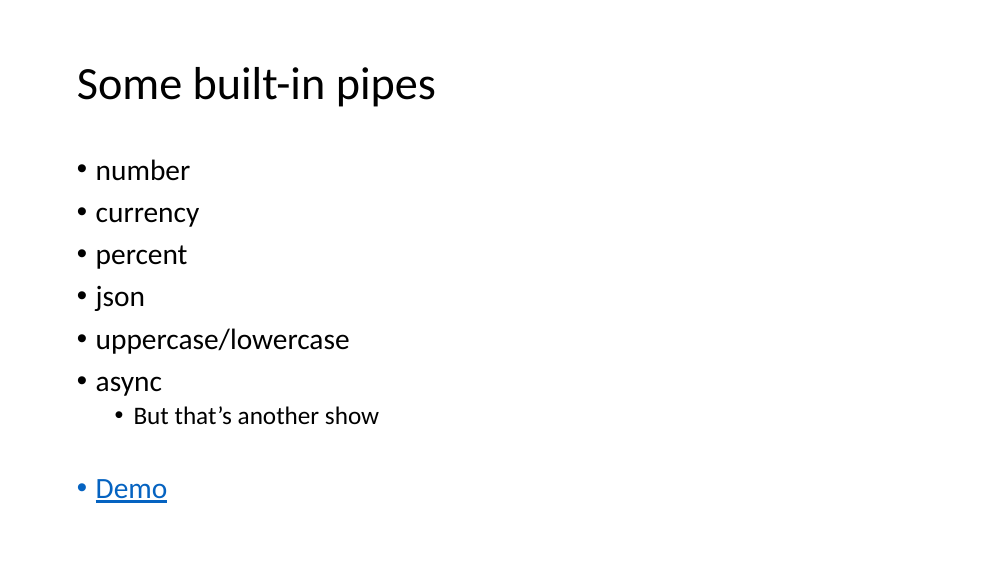
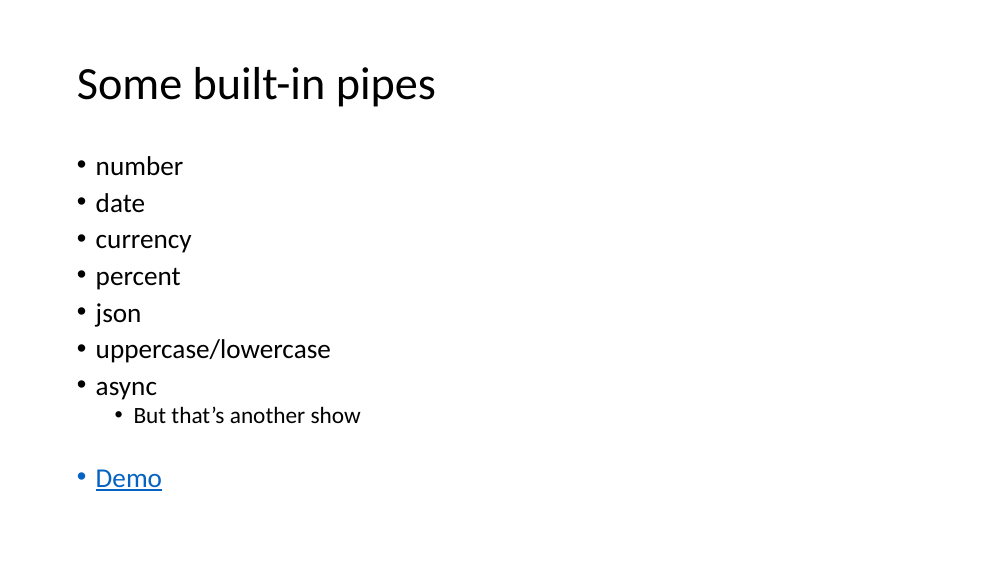
Before and after one commit to schneidenbach/Angular2-AspNetCore-TypeScript-Workshop, a slide deck: slide 4 of slides/4 - Pipes and styling.pptx. Drawn at 1008x567 pixels with LibreOffice and Linux fonts; fonts in the diff are those of the drawing. Boxes give left, top, right and bottom in pixels: in the first picture for what was removed or moved away, otherwise in the second. Text is boxed around its words. In the diff, an @@ line names an element or a change of style, - is before the commit and + after.

```diff
--- a/slides/4 - Pipes and styling.pptx
+++ b/slides/4 - Pipes and styling.pptx
@@ text at box(96, 156, 361, 491): size 28 to 25.9 pt in "number", "currency", "percent", "json" and 3 more places; size 24 to 22.2 pt in "But that’s another show"; line spacing 0.9 to 0.8 @@
@@ text at box(96, 193, 145, 213): paragraph added @@
+• date
```
Also in this commit, not shown: 3 other files.
